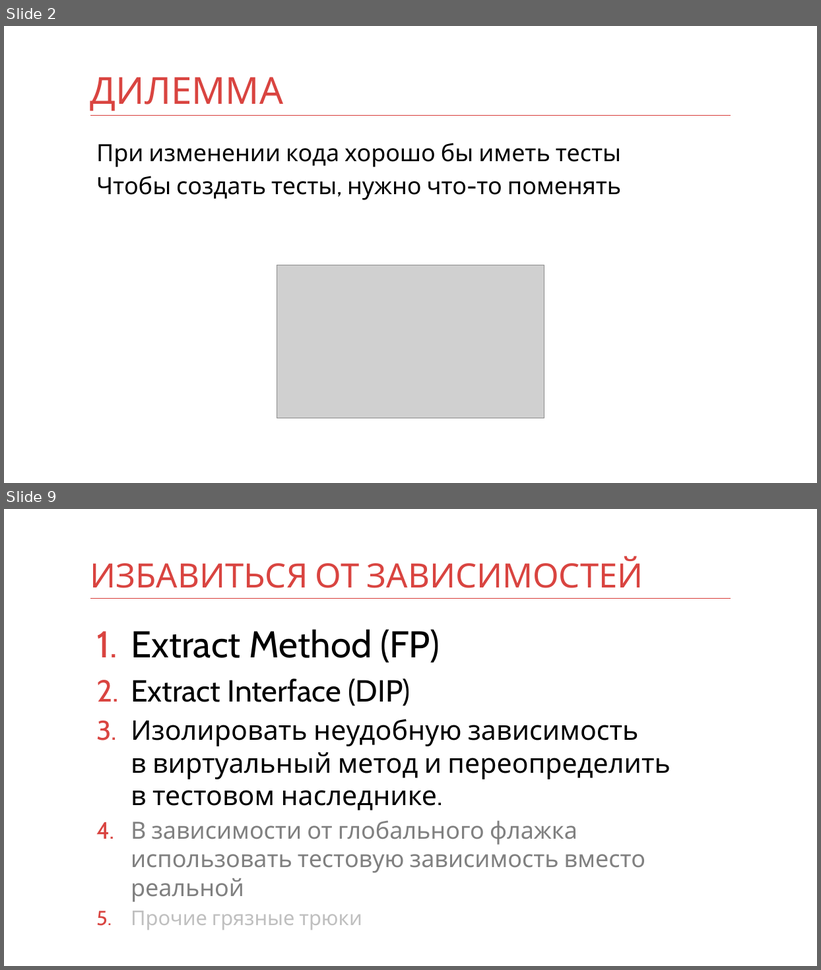
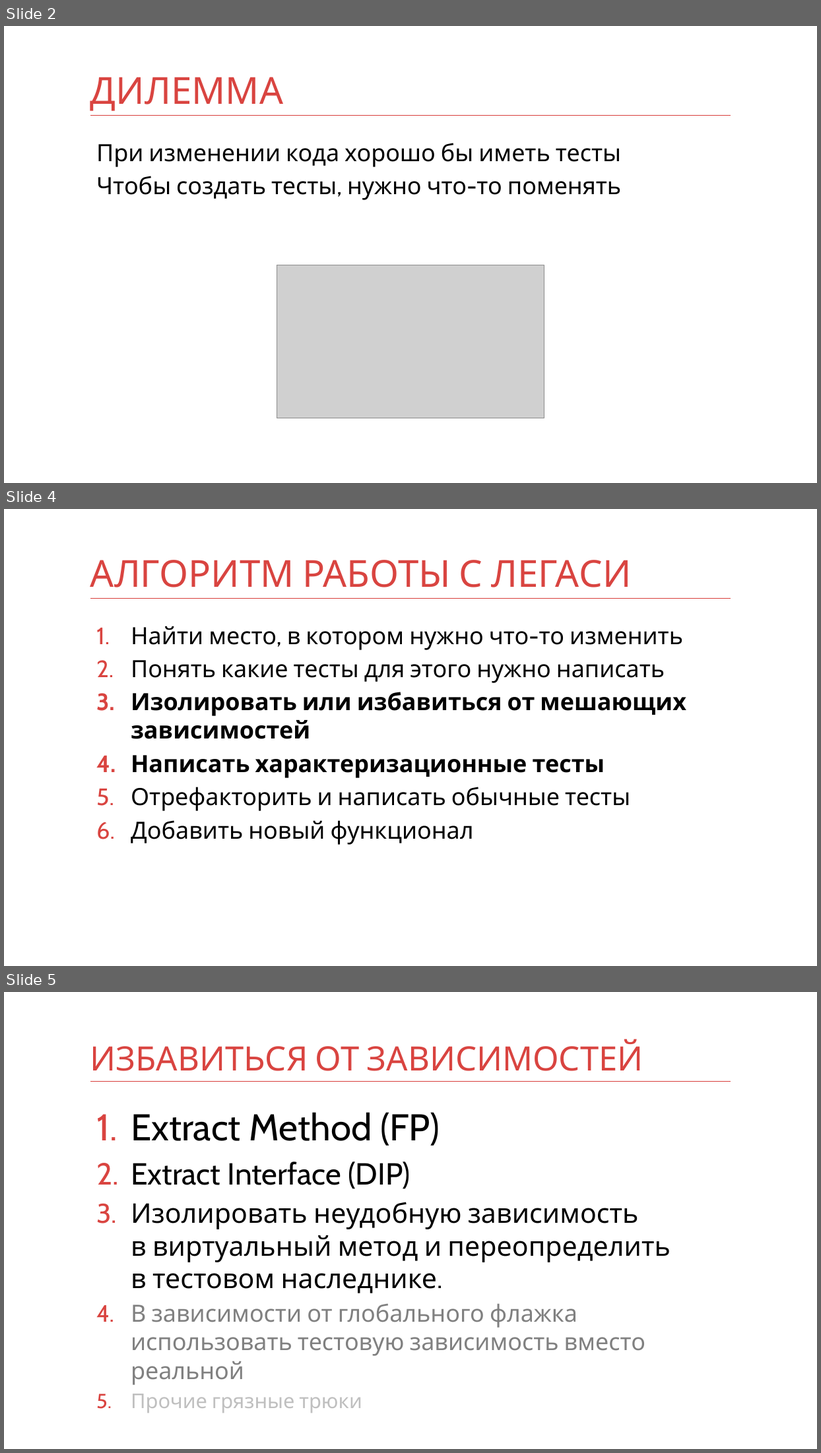
Before and after one commit to kontur-courses/legacy, a slide deck: legacy.pptx. Shown one above the other, each under a label of ours: slides 2 and 9 before the commit, slides 2, 4 and 5 after it; the slides between them are not shown. The pictures are 821x970 and 821x1453 pixels, drawn with LibreOffice and Linux fonts; fonts in the diff are those of the drawing; grey boxes stand for pictures. Boxes give left, top, right and bottom in pixels: in the first picture for what was removed or moved away, otherwise in the second. Text is boxed around its words. In the diff, an @@ line names an element or a change of style, - is before the commit and + after.

```diff
--- a/legacy.pptx
+++ b/legacy.pptx
@@ slide 4 added at [4, 509, 817, 966], background #FFFFFF; not listed: 1 template element that a slide beside it also shows @@
@@ title added at [90, 560, 631, 588], 44 pt, text #D94440 @@
+АЛГОРИТМ РАБОТЫ С ЛЕГАСИ
@@ text added at [131, 626, 686, 845], 28 pt, text #000000 @@
+1. Найти место, в котором нужно что-то изменить
+2. Понять какие тесты для этого нужно написать
+3. Изолировать или избавиться от мешающих зависимостей
+4. Написать характеризационные тесты
+5. Отрефакторить и написать обычные тесты
+6. Добавить новый функционал
@@ what was slide 9 is now slide 5 @@
```
Also in this commit, not shown: 7 slides changed, 1 other slide added, 1 slide removed, 6 other files.
